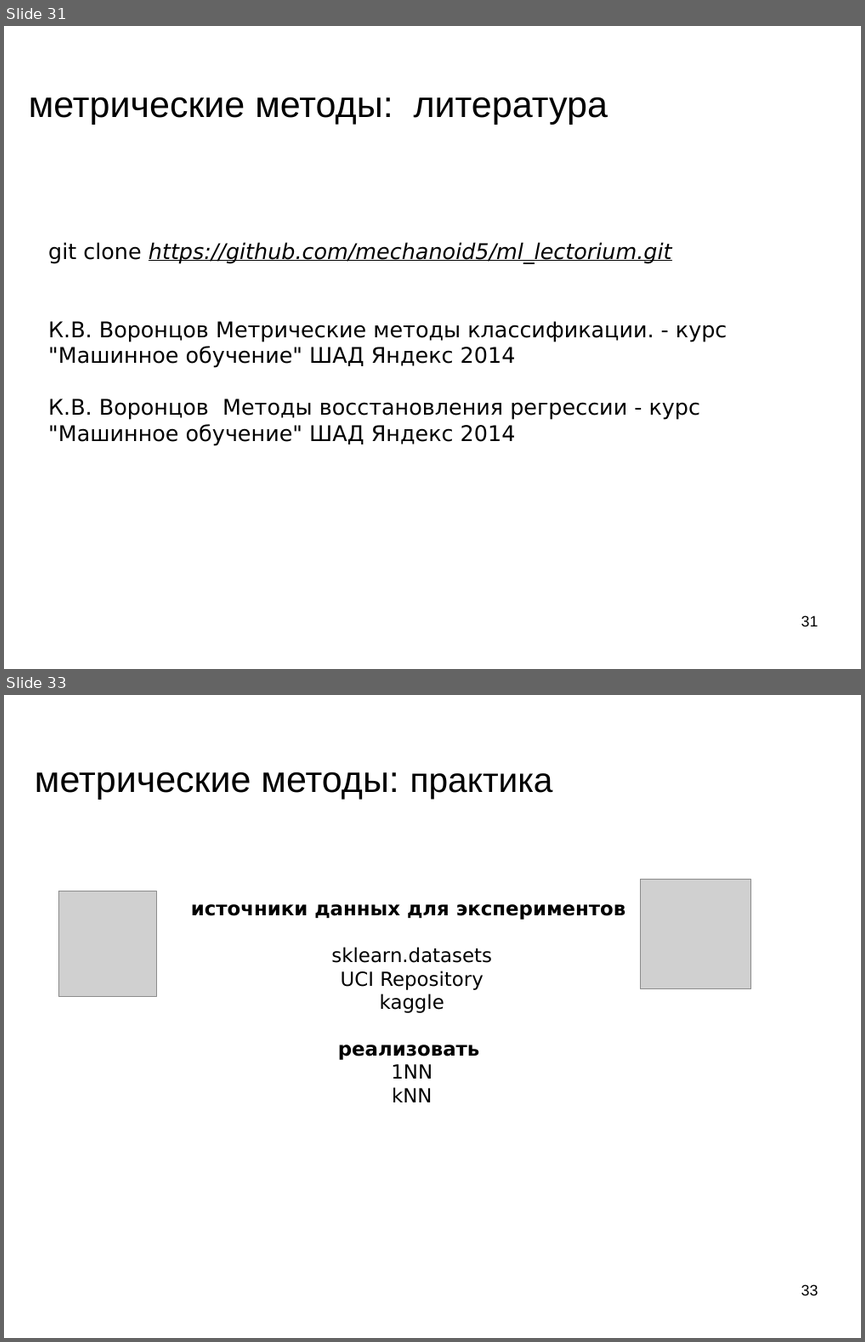
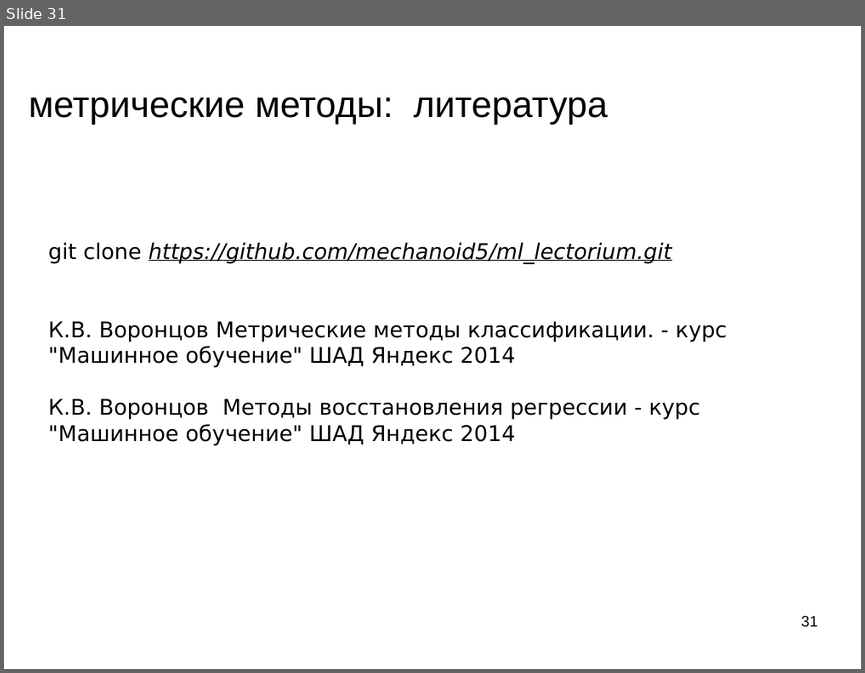
Before and after one commit to mechanoid5/ml_lectorium_legacy, a slide deck: 03-metric.odp. Shown one above the other, each under a label of ours: slides 31 and 33 before the commit, slide 31 after it; the slides between them are not shown. The pictures are 865x1342 and 865x673 pixels, drawn with LibreOffice and Linux fonts; fonts in the diff are those of the drawing; grey boxes stand for pictures; background and template pictures are left out. Boxes give left, top, right and bottom in pixels: in the first picture for what was removed or moved away, otherwise in the second. Text is boxed around its words. In the diff, an @@ line names an element or a change of style, - is before the commit and + after.

```diff
--- a/03-metric.odp
+++ b/03-metric.odp
@@ slide 33 removed at [4, 695, 861, 1338], background picture (left out) @@
@@ title removed at [35, 772, 553, 800] @@
-метрические методы: практика
@@ picture removed at [59, 891, 156, 996] @@
@@ picture removed at [641, 879, 751, 989] @@
@@ text removed at [191, 904, 626, 1102] @@
-источники данных для экспериментов
-sklearn.datasets
-UCI Repository
-kaggle
-реализовать
-1NN
-kNN
@@ page number removed at [801, 1284, 818, 1295] @@
-33
```
Also in this commit, not shown: 1 other slide removed, 23 other files.
